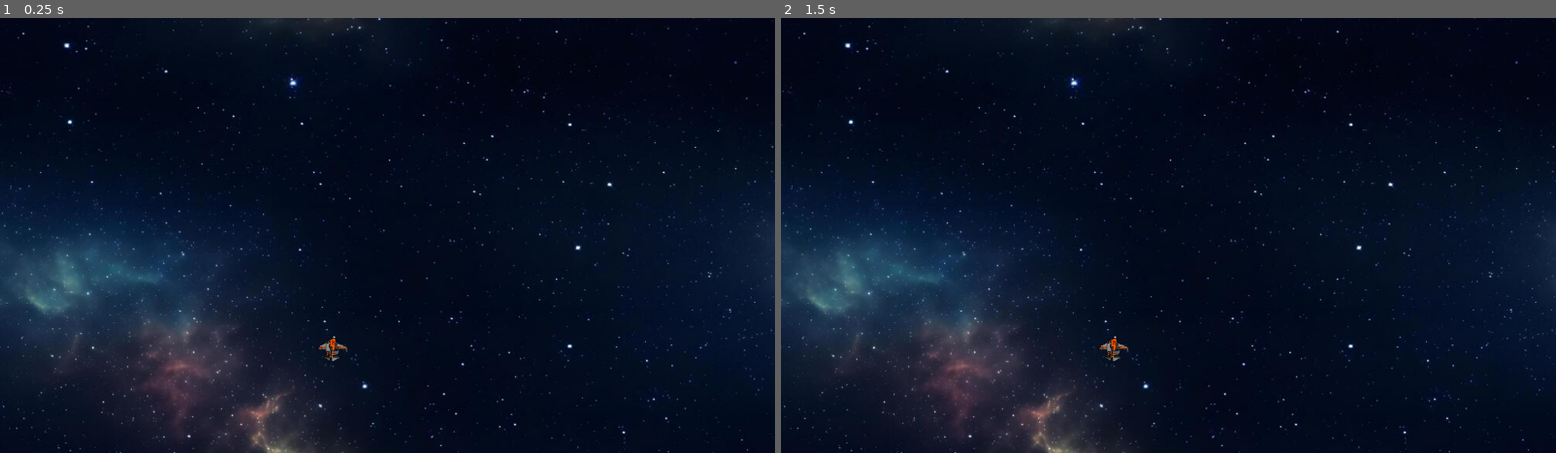
Above: before the commit, frames 1-2 (left to right).
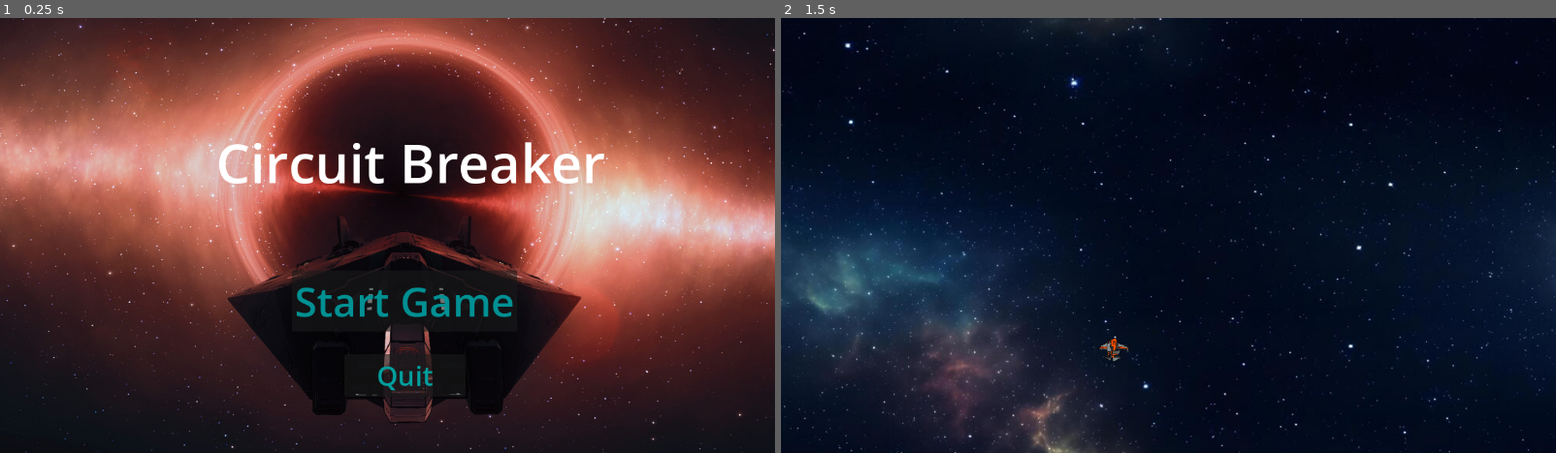
Above: after the commit, the same moments.

Repository: lavoiceC/Game-Design-Project
Game: Godot game, scene res://system.tscn
Same seed, same stepped clock (60 frames per second), same inputs: the game is played once before the commit and once after it. Before the commit the project starts from res://game.tscn.
Inputs (mouse positions are in pixels of both pictures, inside the frame that each line leads up to):
- Up to frame 1 (0.25 s): no input
- Up to frame 2 (1.5 s): click (1184, 300) at 0.5 s, where only the run after the commit has a clickable "Start Game"; click (1184, 300) at 1.25 s, where only the run after the commit has a clickable "Start Game"

The runs differ from the first frame. In frame 1, 82% of the frame differs, in the area x 0-100%, y 0-100%; in frame 2, nothing differs.

Commit message:
Merge branch 'main' of https://github.com/lavoiceC/Game-Design-Project

Diff:
--- /dev/null
+++ b/audio_stream_player_2d.gd
@@ -0,0 +1,14 @@
+extends AudioStreamPlayer2D
+signal Stop
+
+
+# Called when the node enters the scene tree for the first time.
+func _ready() -> void:
+	pass # Replace with function body.
+
+
+# Called every frame. 'delta' is the elapsed time since the previous frame.
+func _process(delta: float) -> void:
+	pass
+func _stop_music() -> void:
+	emit_signal("Stop")
--- a/menu.gd
+++ b/menu.gd
@@ -1,6 +1,7 @@
 extends Node2D
 signal Start
 signal End
+
 # Called when the node enters the scene tree for the first time.
 
 func _ready() -> void:
@@ -12,8 +13,11 @@
 func _process(delta: float) -> void:
 	pass
 
-func _on_start_pressed() -> void:
-	emit_signal('Start Game')
 
-func _on_end_pressed() -> void:
-	emit_signal('Quit')
+
+func _on_start_button_down() -> void:
+	emit_signal('Start')
+
+
+func _on_end_button_down() -> void:
+	emit_signal('End')
--- a/menu.tscn
+++ b/menu.tscn
@@ -28,3 +28,14 @@
 theme_override_colors/font_color = Color(0, 0.6252806, 0.61760455, 1)
 theme_override_font_sizes/font_size = 40
 text = "Quit"
+
+[node name="Title" type="Label" parent="." unique_id=170418286]
+offset_left = 321.0
+offset_top = 160.0
+offset_right = 900.0
+offset_bottom = 270.0
+theme_override_font_sizes/font_size = 80
+text = "Circuit Breaker"
+
+[connection signal="button_down" from="Start" to="." method="_on_start_button_down"]
+[connection signal="button_down" from="End" to="." method="_on_end_button_down"]
--- a/project.godot
+++ b/project.godot
@@ -11,7 +11,7 @@
 [application]
 
 config/name="Circuit Breaker"
-run/main_scene="uid://b1np4oggbdius"
+run/main_scene="uid://dh8oog3en4bqn"
 config/features=PackedStringArray("4.6", "Forward Plus")
 config/icon="res://icon.svg"
 config/windows_native_icon="uid://cctrdpi4mbtcv"
--- /dev/null
+++ b/system.gd
@@ -0,0 +1,31 @@
+extends Node2D
+@onready var game = preload('res://game.tscn')
+var stop_music:bool = false
+# Called when the node enters the scene tree for the first time.
+func _ready() -> void:
+	pass
+
+
+# Called every frame. 'delta' is the elapsed time since the previous frame.
+func _process(delta: float) -> void:
+	pass
+
+
+
+func _on_start_menu_start() -> void:
+	var new_game = game.instantiate()
+	add_child(new_game)
+	remove_child($Menu)
+	$AudioStreamPlayer2D.stop()
+
+
+
+
+
+func _on_start_menu_end() -> void:
+	get_tree().quit()
+
+
+func _on_audio_stream_player_2d_stop():
+	if stop_music == true:
+		$AudioStreamPlayer2D.stop()
--- /dev/null
+++ b/system.tscn
@@ -0,0 +1,21 @@
+[gd_scene format=3 uid="uid://dh8oog3en4bqn"]
+
+[ext_resource type="PackedScene" uid="uid://cjgmqjedkp6wf" path="res://menu.tscn" id="1_i1ka3"]
+[ext_resource type="Script" uid="uid://bpaommah7dxa1" path="res://system.gd" id="1_m3jav"]
+[ext_resource type="AudioStream" uid="uid://c3qpgx5mrgas1" path="res://Start_Menu_Theme.mp3" id="3_e67ep"]
+[ext_resource type="Script" uid="uid://dgcsu6pivjard" path="res://audio_stream_player_2d.gd" id="4_uxn6b"]
+
+[node name="System" type="Node2D" unique_id=1033599780]
+script = ExtResource("1_m3jav")
+
+[node name="Start Menu" parent="." unique_id=2119293713 instance=ExtResource("1_i1ka3")]
+
+[node name="AudioStreamPlayer2D" type="AudioStreamPlayer2D" parent="." unique_id=1226461246]
+stream = ExtResource("3_e67ep")
+volume_db = 2.0
+autoplay = true
+script = ExtResource("4_uxn6b")
+
+[connection signal="End" from="Start Menu" to="." method="_on_start_menu_end"]
+[connection signal="Start" from="Start Menu" to="." method="_on_start_menu_start"]
+[connection signal="Stop" from="AudioStreamPlayer2D" to="." method="_on_audio_stream_player_2d_stop"]
Not shown, added: audio_stream_player_2d.gd.uid
Not shown, added: system.gd.uid
